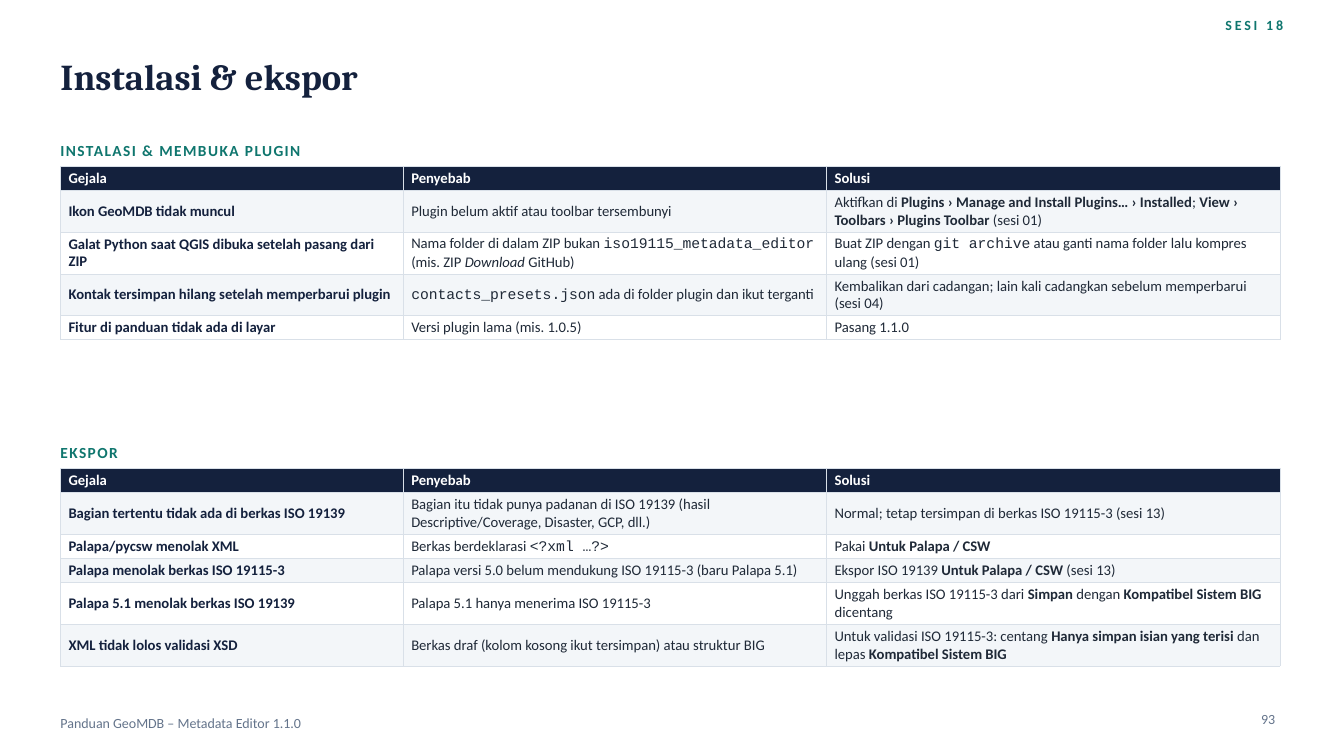
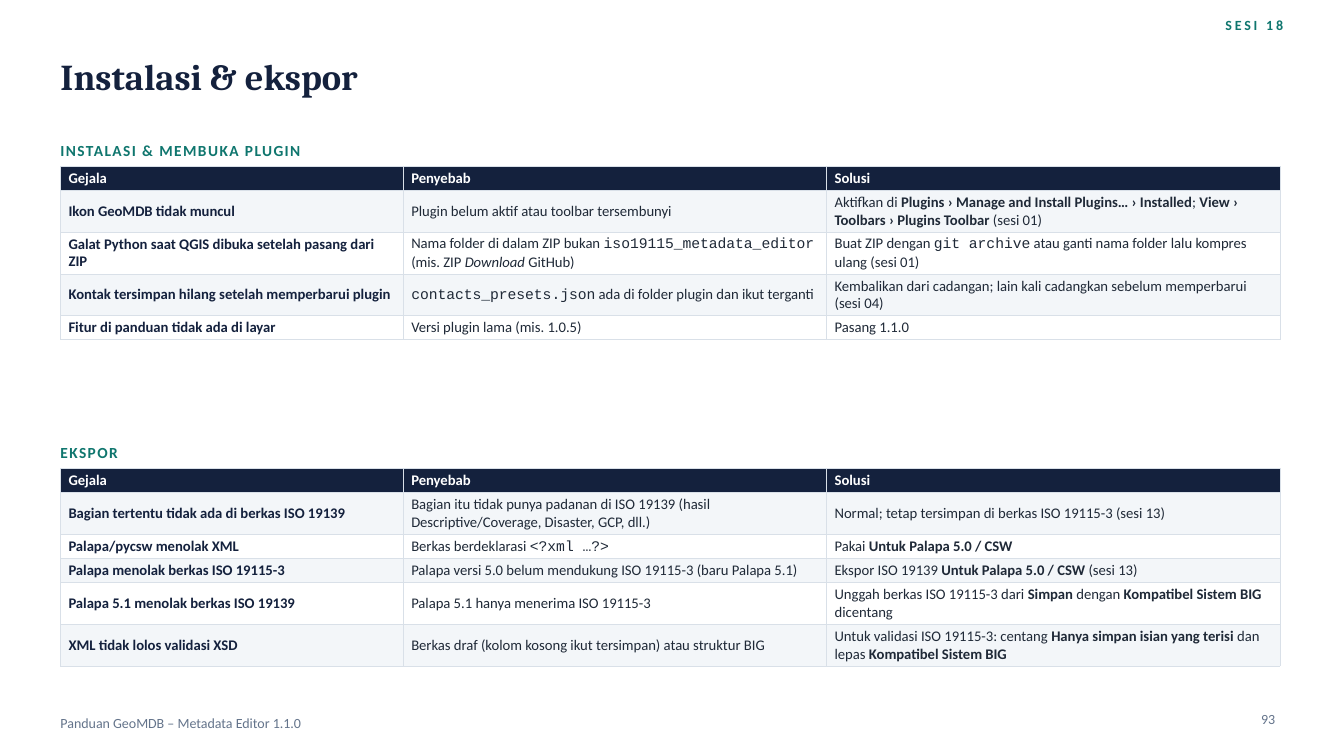
Before and after one commit to wendraalqassam/iso19115_metadata_editor, a slide deck: slide 93 of docs/Panduan-GeoMDB-Metadata-Editor.pptx. Drawn at 1344x756 pixels with LibreOffice and Linux fonts; fonts in the diff are those of the drawing. Boxes give left, top, right and bottom in pixels: in the first picture for what was removed or moved away, otherwise in the second. Text is boxed around its words. In the diff, an @@ line names an element or a change of style, - is before the commit and + after.

Commit message:
Prepare 1.1.0 for plugins.qgis.org: Palapa 5.0 label, clean scans, release ZIP contents
- Export menu: "Untuk Palapa 5.0 / CSW"; tooltip and success message say Palapa 5.1 takes only
  ISO 19115-3 from Save with "Kompatibel Sistem BIG". Deck and changelog follow.
- metadata.txt: drop supportsQt6 (removed from QGIS core; QGIS 4 support comes from
  qgisMaximumVersion=4.99).
- Release ZIP (git archive): docs/, tests/, .gitattributes and .gitignore are export-ignored;
  .flake8 is shipped (read by the plugins.qgis.org scanner; long lines are this project's style).
- flake8: unused imports, blank lines and continuation indents fixed.

Release package scan: Bandit 0, detect-secrets 0 (both blocking on plugins.qgis.org), flake8 0;
loads in QGIS 3.40.9 (8/8 smoke checks).

```diff
--- a/docs/Panduan-GeoMDB-Metadata-Editor.pptx
+++ b/docs/Panduan-GeoMDB-Metadata-Editor.pptx
@@ table at (60,469,1280,666) @@
-row 3, column 3: Pakai Untuk Palapa / CSW
+row 3, column 3: Pakai Untuk Palapa 5.0 / CSW
-row 4, column 3: Ekspor ISO 19139 Untuk Palapa / CSW (sesi 13)
+row 4, column 3: Ekspor ISO 19139 Untuk Palapa 5.0 / CSW (sesi 13)
```
Also in this commit, not shown: 5 other slides changed, 10 other files.
